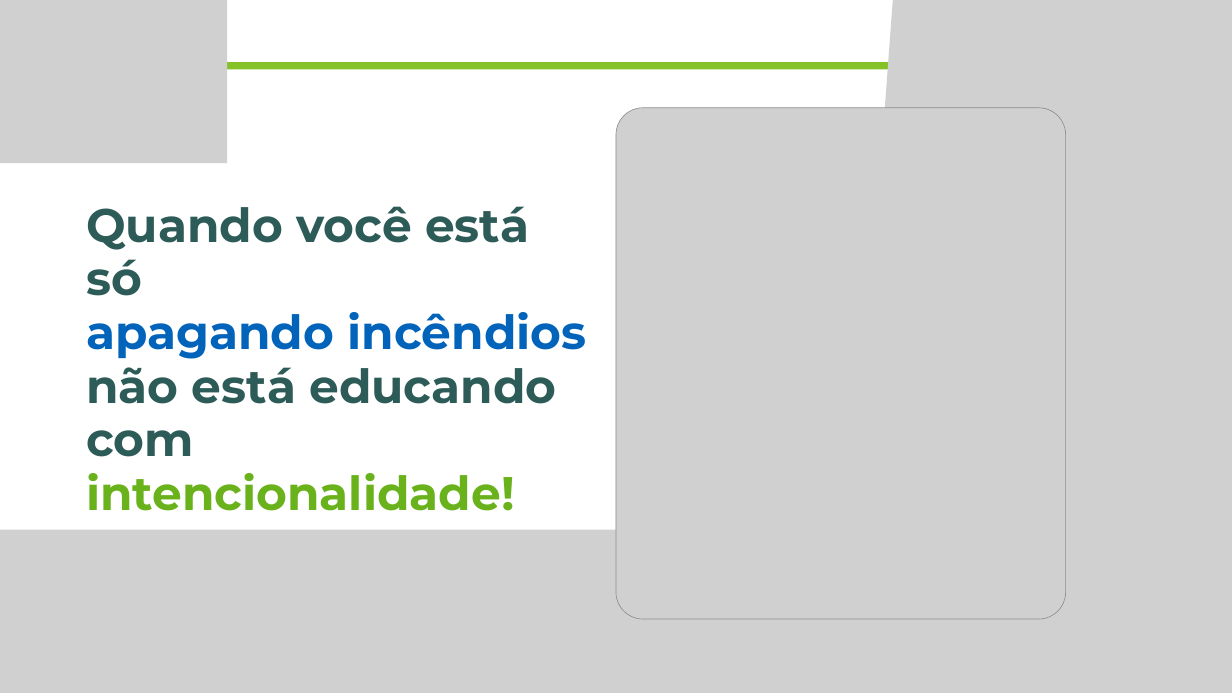
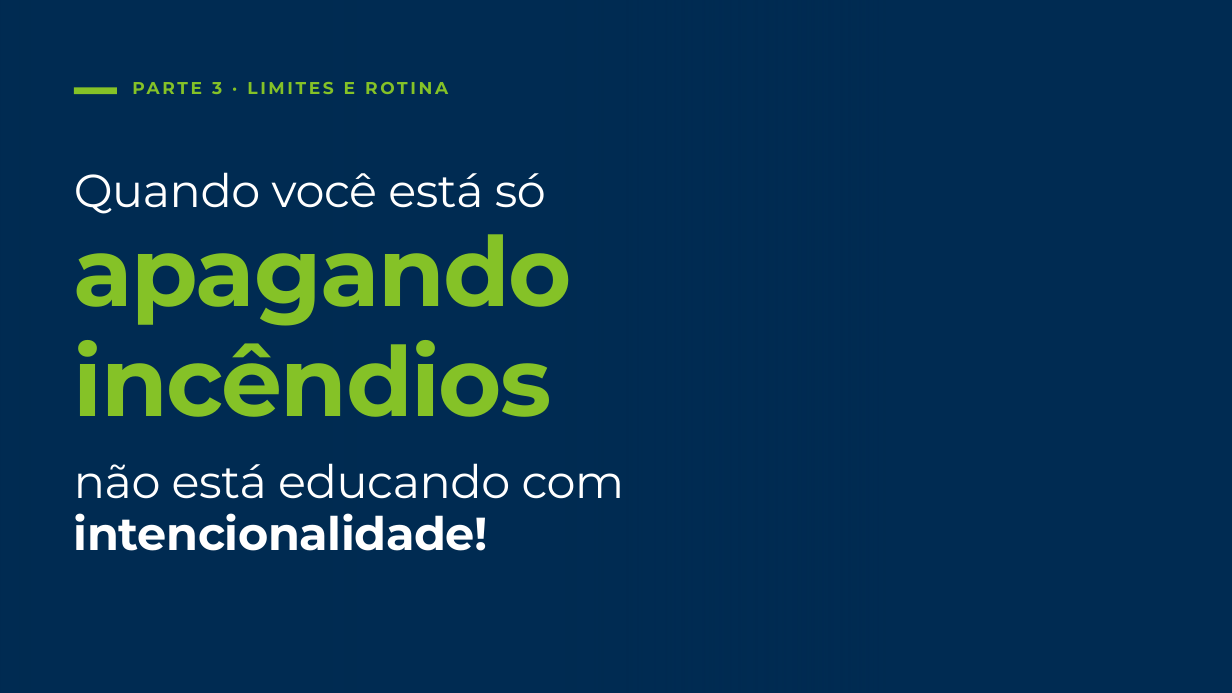
Before and after one commit to freelasrabbit-sys/logo, a slide deck: slide 22 of apresentacoes/aula-2/aula-2-integra.pptx. Drawn at 1232x693 pixels with LibreOffice and Linux fonts; fonts in the diff are those of the drawing; grey boxes stand for pictures; background and template pictures are left out; a plain dark background stands for a picture behind light text. Boxes give left, top, right and bottom in pixels: in the first picture for what was removed or moved away, otherwise in the second. Text is boxed around its words. In the diff, an @@ line names an element or a change of style, - is before the commit and + after.

```diff
--- a/apresentacoes/aula-2/aula-2-integra.pptx
+++ b/apresentacoes/aula-2/aula-2-integra.pptx
@@ background #FFFFFF to picture (left out) @@
@@ picture removed at bbox=[0, 0, 227, 163] @@
@@ rectangle added at bbox=[0, 0, 1232, 693], fill #002B52 @@
@@ rectangle added at bbox=[0, 0, 1232, 693], fill gradient #002B52 @@
@@ picture removed at bbox=[832, 0, 1232, 693] @@
@@ rectangle added at bbox=[74, 87, 117, 94], fill #85C227 @@
@@ line removed from (166, 66) to (1037, 66) @@
@@ text added at bbox=[212, 82, 320, 94], 20 pt, text #85C227, bold @@
+PARTE 3 · LIMITES E ROTINA
@@ picture removed at bbox=[616, 108, 1066, 619] @@
@@ text "Quando você está só": place and size @@
-text "Quando você está só" at bbox=[86, 206, 587, 511]
+text "Quando você está só" at bbox=[74, 172, 625, 551]
@@ text at bbox=[74, 172, 625, 551]: size 55 to 54 pt, letter spacing 0 to -0.5 pt in "Quando você está só", "não está educando com", "intencionalidade!"; text colour #2D5C58 to #FFFFFF, bold off in "Quando você está só", "não está educando com"; text colour #69B21C to #FFFFFF in "intencionalidade!" @@
@@ text at bbox=[74, 212, 572, 417]: text changed; size 55 to 113 pt; text colour #0263BA to #85C227 @@
-apagando incêndios
+apagando
+incêndios
@@ picture removed at bbox=[0, 530, 1050, 693] @@
```
Also in this commit, not shown: 23 other slides changed, 1 slide added, 1 slide removed, 1 other file.
